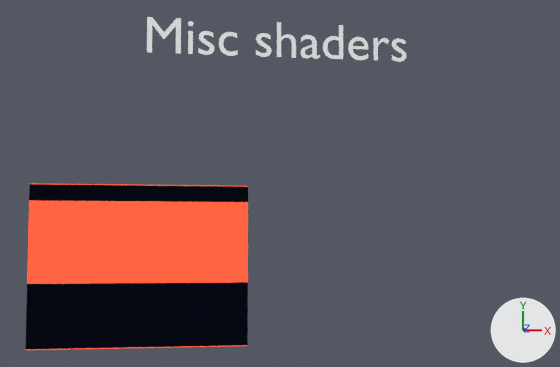
A saved change to the Blender file spectres-addon/Spectres-lib.blend.
Camera for both pictures: a 50 mm lens placed at (0.12, 0.1, 3.66), pointed at (0.65, 0.39, -0.01). Arrows for +X, +Y and +Z are at lower right; the lights stay in place.

The older version as bpy lines, for what is in view:
```python
me_plane_021 = bpy.data.meshes.new('Plane.021')
me_plane_021.from_pydata(...)  # a box spanning x -0.5..0.5, y -0.375..0.375, z -0.005..0.0
me_plane_021.polygons.foreach_set('use_smooth', [True] * 6)
me_plane_021.materials.append(mat_crazy_mate)
txt_text_003 = bpy.data.curves.new('Text.003', 'FONT')
txt_text_003.body = 'Misc shaders'
txt_text_003.size = 0.25
ob_cutting_mate = bpy.data.objects.new('cutting_mate', me_plane_021)
ob_cutting_mate.location = (0.0, 0.0, 0.0)
_m = ob_cutting_mate.modifiers.new('Bevel', 'BEVEL')
_m.width = 0.008
_m.width_pct = 0.008
_m.segments = 16
ob_sp_sl4_text = bpy.data.objects.new('SP.SL4.Text', txt_text_003)
ob_sp_sl4_text.location = (0.0, 1.0, 0.0)
```
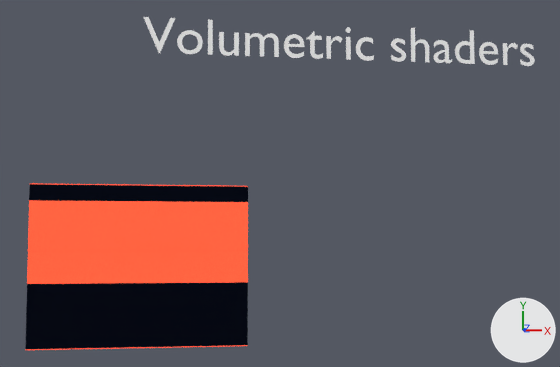
Changed parts and their boxes [x1, y1, x2, y2] in the pictures (560 x 367 px):
```json
{"object": "SP.SL4.Text", "change": "text changed", "before": [147, 17, 407, 62], "after": [144, 17, 535, 66]}
```

Scene script edits in JSON lines:
```json
{"op": "set", "path": "txt_text_003.body", "old": "'Misc shaders'", "new": "'Volumetric shaders'"}
```
